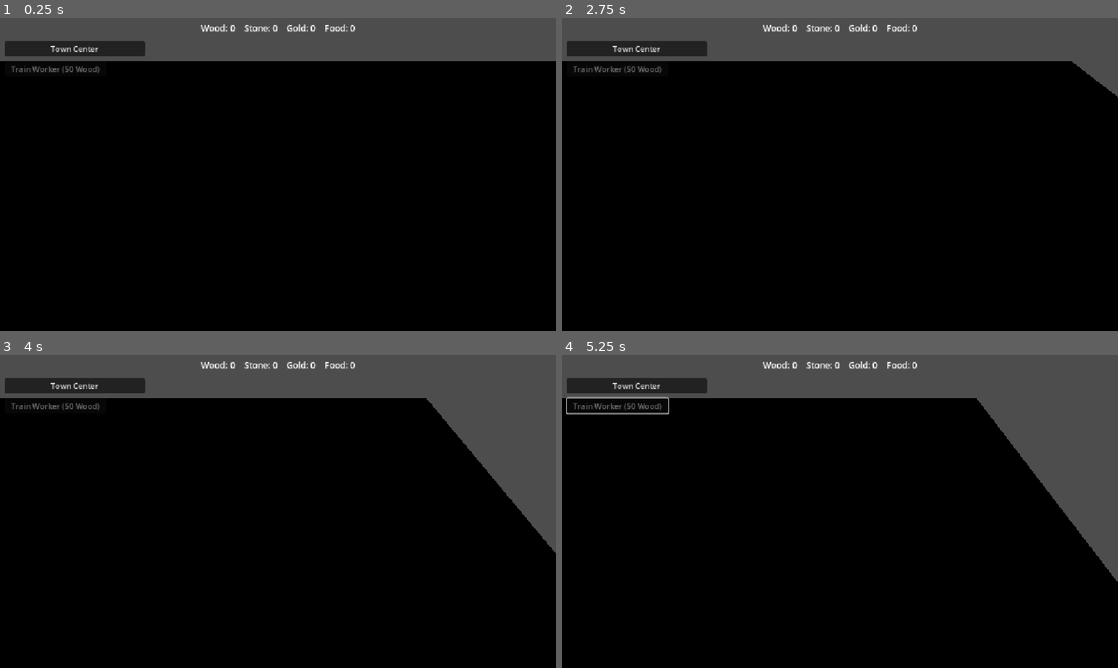
Above: before the commit, frames 1-4 (two rows, left to right).
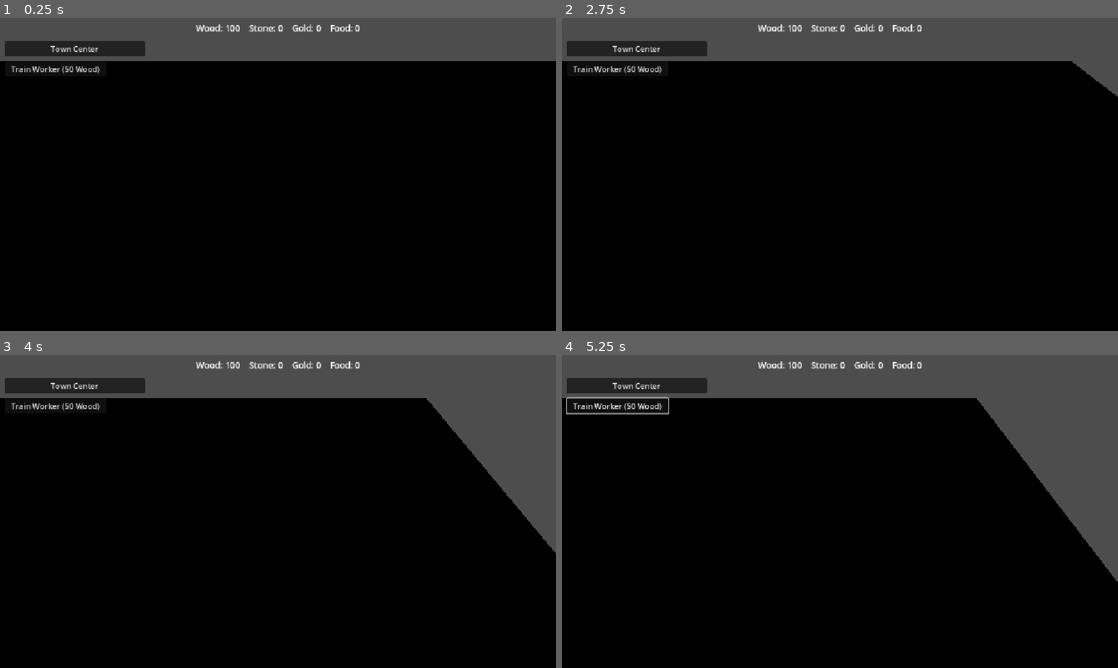
Above: after the commit, the same moments.

Repository: Ferrum-t/RTS-Game
Game: Godot game, scene res://Scenes/World/World.tscn
Two runs of this game, one before a commit and one after it. Both use one fixed random seed, a clock stepped at 60 frames per second and the inputs below.
Inputs (mouse positions are in pixels of both pictures, inside the frame that each line leads up to):
- Up to frame 1 (0.25 s): no input
- Up to frame 2 (2.75 s): click "Town Center" at 0.5 s; click (617, 68) at 1.25 s, where only the run after the commit has a clickable "Train Worker (50 Wood)"; tap Enter at 2 s; move the mouse to (962, 158) at 2.02 s; hold D (move_right) from 2.03 s (still down); click (962, 158) at 2.17 s
- Up to frame 3 (4 s): release D (move_right) at 2.75 s; drag from (166, 527) to (250, 574) at 2.77 s; move the mouse to (333, 442) at 3.52 s; hold D (move_right) from 3.53 s (still down)
- Up to frame 4 (5.25 s): release D (move_right) at 4.25 s; drag from (812, 574) to (673, 464) at 4.27 s; move the mouse to (1006, 558) at 5.02 s; hold Left (move_left) from 5.03 s (still down)

The runs differ from the first frame. In frame 1, 0.6% of the frame differs, in the area x 2-65%, y 2-18%; in frame 2, 0.6%; in frame 3, 0.6%; in frame 4, 0.6%.

Commit message:
Starter 100 wood so Train Worker works immediately

Diff:
--- a/Scripts/Managers/ResourceManager.gd
+++ b/Scripts/Managers/ResourceManager.gd
@@ -5,10 +5,15 @@
 
 signal resources_changed
 
-var wood: int = 0
+var wood: int = 100
 var stone: int = 0
 var gold: int = 0
 var food: int = 0
+
+
+func _ready() -> void:
+	resources_changed.emit()
+	print("ResourceManager ready. Wood: ", wood)
 
 
 func add_wood(amount: int) -> void:
